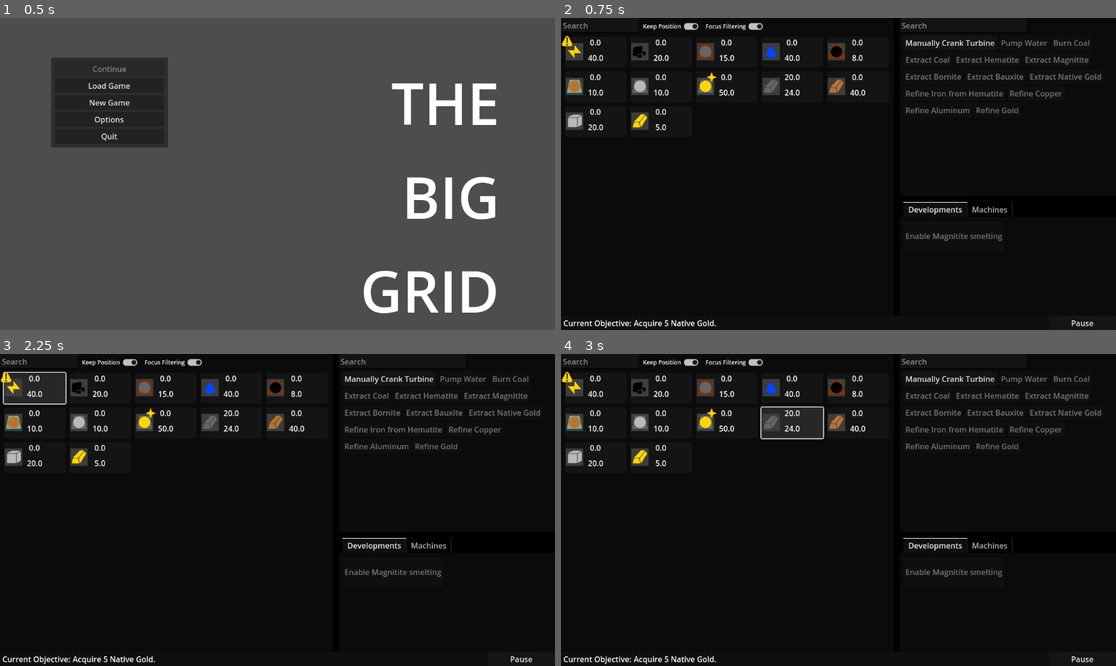
Above: before the commit, frames 1-4 (two rows, left to right).
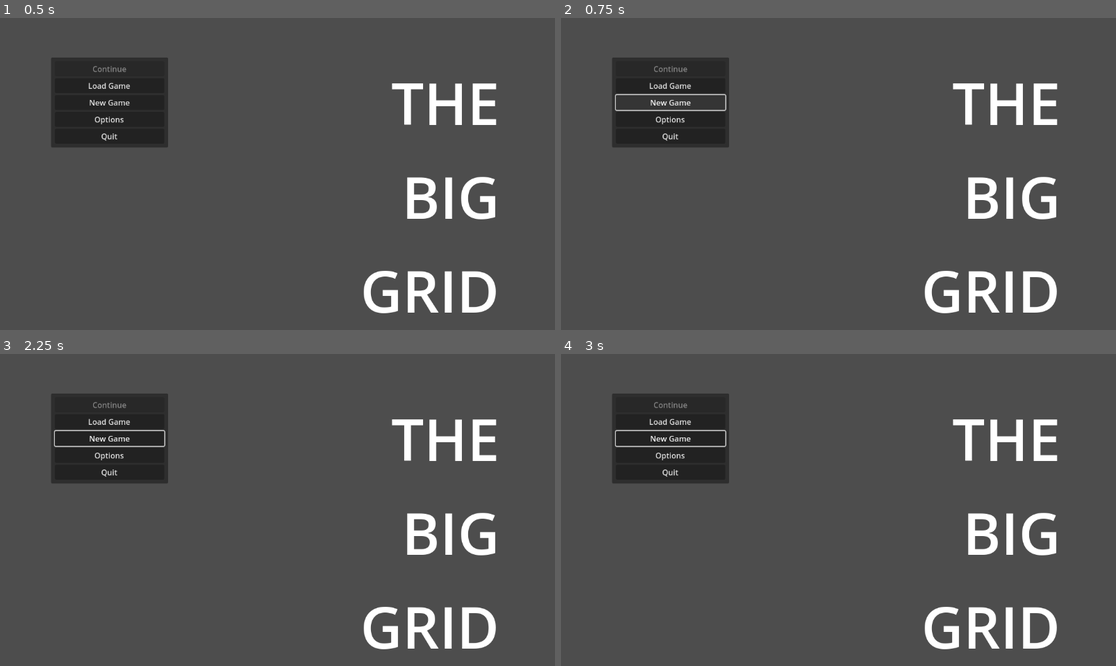
Above: after the commit, the same moments.

Repository: Carth501/The-Big-Grid
Game: Godot game, scene res://scenes/MainMenu.tscn
Two runs of this game, one before a commit and one after it. Both use one fixed random seed, a clock stepped at 60 frames per second and the inputs below. Sound files missing from this copy of the repository are replaced by a short silence.
Inputs (mouse positions are in pixels of both pictures, inside the frame that each line leads up to):
- Up to frame 1 (0.5 s): no input
- Up to frame 2 (0.75 s): click "New Game" at 0.5 s
- Up to frame 3 (2.25 s): click (111, 438) at 1.25 s, where only the run after the commit has a clickable "New Game"; click (33, 388) at 2 s, where only the run before the commit has a clickable "[center]0.0[/center]"
- Up to frame 4 (3 s): click (794, 422) at 2.75 s, where only the run before the commit has a clickable "[center]20.0[/center]"

Frame 1 is identical in both runs. In frame 2, 95% of the frame differs, in the area x 0-100%, y 0-100%; in frame 3, 94%; in frame 4, 94%.

Commit message:
Implemented tweens to add a fade upon launch
Implemented tweens to add a fade upon launch

Diff:
--- a/scripts/MainMenu.gd
+++ b/scripts/MainMenu.gd
@@ -18,6 +18,9 @@
 
 func continue_game():
 	Save_Handler_Single.prepare_recent_save()
+	var tween = create_tween()
+	tween.tween_property($AudioStreamPlayer, "volume_db", -44.768, 3 )
+	await get_tree().create_timer(3.0).timeout
 	get_tree().change_scene_to_file("res://scenes/Game.tscn")
 
 func toggle_load_panel():
@@ -25,10 +28,16 @@
 
 func load_game(file_name : String):
 	Save_Handler_Single.prepare_save(file_name)
+	var tween = create_tween()
+	tween.tween_property($AudioStreamPlayer, "volume_db", -44.768, 3 )
+	await get_tree().create_timer(3.0).timeout
 	get_tree().change_scene_to_file("res://scenes/Game.tscn")
 
 func new_game():
 	#Save_Handler_Single.clear_save()
+	var tween = create_tween()
+	tween.tween_property($AudioStreamPlayer, "volume_db", -44.768, 3 )
+	await get_tree().create_timer(3.0).timeout
 	get_tree().change_scene_to_file("res://scenes/Game.tscn")
 
 func quit():
